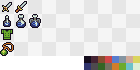
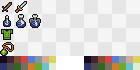
Layers edited between the first and the second 140px x 70px image:
painted on "Layer 3" over [2, 3, 11, 12]
painted on "Layer 4" over [0, 56, 56, 70]
